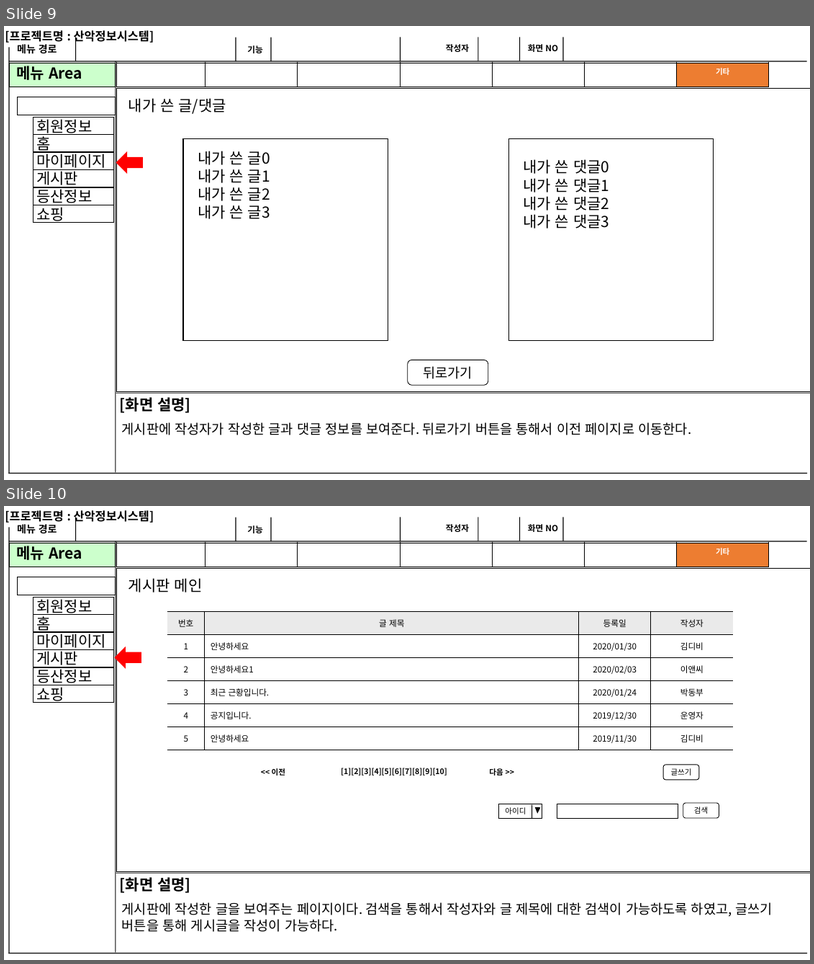
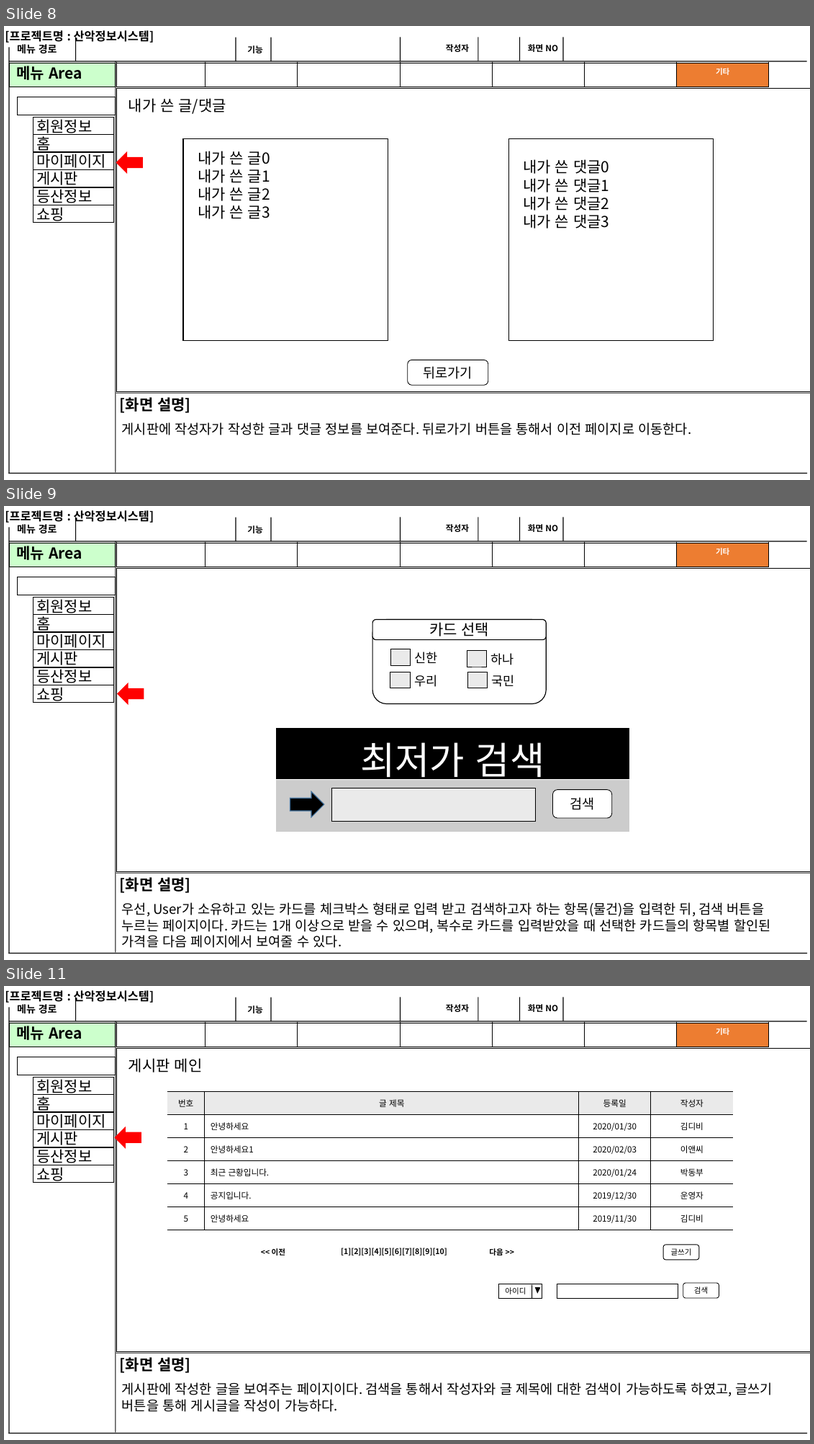
Before and after one commit to DDAMDOO/project, a slide deck: documents/스토리보드_5조_종합.pptx. Shown one above the other, each under a label of ours: slides 9 and 10 before the commit, slides 8, 9 and 11 after it; the slides between them are not shown. The pictures are 814x964 and 814x1444 pixels, drawn with LibreOffice and Linux fonts; fonts in the diff are those of the drawing. Boxes give left, top, right and bottom in pixels: in the first picture for what was removed or moved away, otherwise in the second. Text is boxed around its words. In the diff, an @@ line names an element or a change of style, - is before the commit and + after.

```diff
--- a/documents/스토리보드_5조_종합.pptx
+++ b/documents/스토리보드_5조_종합.pptx
@@ slide 9 added at (4, 506, 810, 960), background #FFFFFF; not listed: 29 template elements that a slide beside it also shows @@
@@ rounded rectangle added at (373, 620, 547, 704), fill #FFFFFF, outline #000000 1 pt @@
@@ rounded rectangle added at (373, 620, 547, 640), fill #FFFFFF, outline #000000 1 pt, 18 pt, text #000000 @@
+카드 선택
@@ rectangle added at (391, 649, 411, 665), fill #EAEAEA, outline #000000 0.75 pt @@
@@ text added at (414, 651, 437, 663), 15 pt, text #000000 @@
+신한
@@ rectangle added at (468, 651, 487, 667), fill #EAEAEA, outline #000000 0.75 pt @@
@@ text added at (491, 653, 514, 665), 15 pt, text #000000 @@
+하나
@@ rectangle added at (391, 672, 411, 688), fill #EAEAEA, outline #000000 0.75 pt @@
@@ text added at (414, 674, 437, 687), 15 pt, text #000000 @@
+우리
@@ rectangle added at (468, 672, 488, 687), fill #EAEAEA, outline #000000 0.75 pt @@
@@ text added at (491, 674, 514, 687), 15 pt, text #000000 @@
+국민
@@ left arrow added at (118, 683, 144, 703), fill #FF0000, outline #FF0000 1 pt @@
@@ table added at (275, 728, 630, 831), 2 rows, 1 columns @@
+최저가 검색
+
@@ right arrow added at (290, 792, 324, 817), fill #000000, outline #43739E 1 pt @@
@@ rectangle added at (332, 788, 536, 821), fill #EAEAEA, outline #000000 0.75 pt @@
@@ rounded rectangle added at (553, 790, 612, 818), fill #FFFFFF, outline #000000 0.75 pt, 16 pt, text #000000 @@
+검색
@@ text added at (122, 902, 771, 947), 16 pt, text #000000 @@
+우선, User가 소유하고 있는 카드를 체크박스 형태로 입력 받고 검색하고자 하는 항목(물건)을 입력한 뒤, 검색 버튼을 누르는 페이지이다. 카드는 1개 이상으로 받을 수 있으며, 복수로 카드를 입력받았을 때 선택한 카드들의 항목별 할인된 가격을 다음 페이지에서 보여줄 수 있다.
@@ what was slide 9 is now slide 8 @@
@@ what was slide 10 is now slide 11 @@
```
Also in this commit, not shown: 2 slides changed, 1 other slide added, 1 slide removed.
